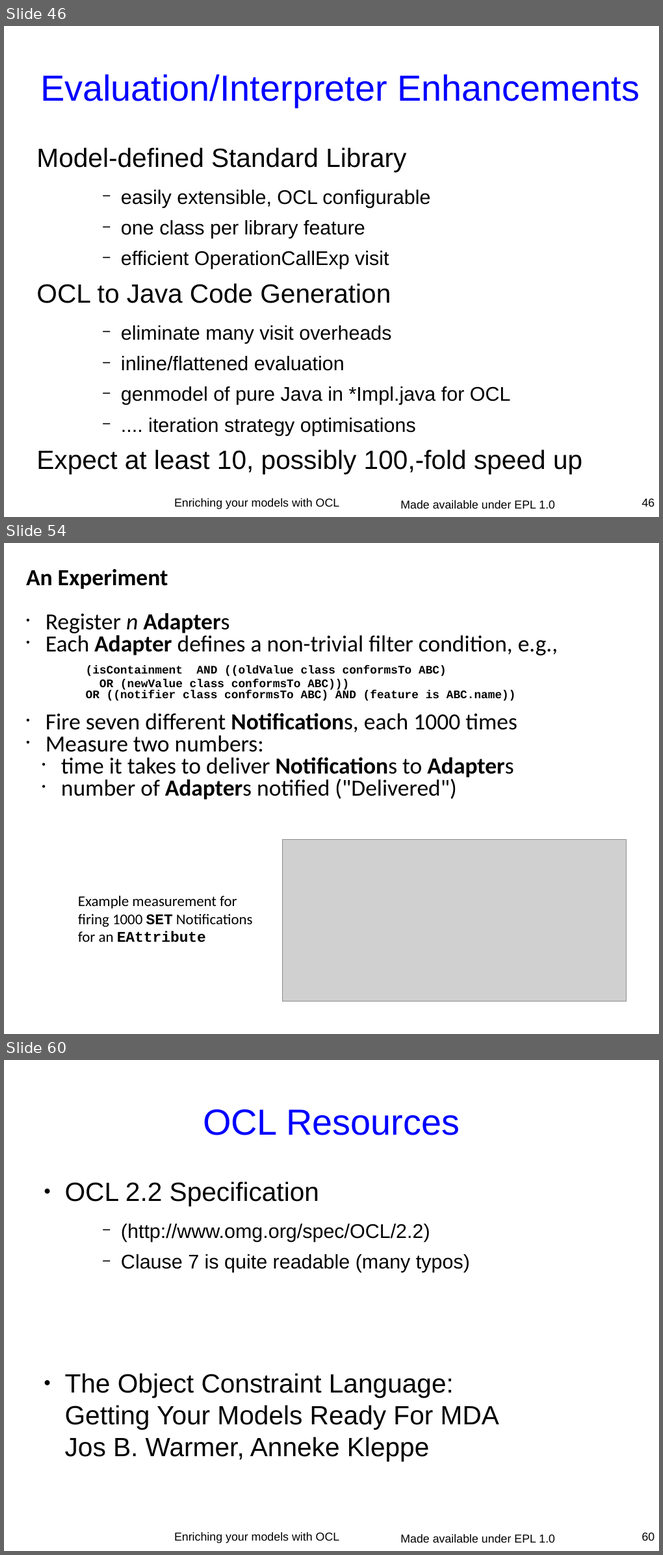
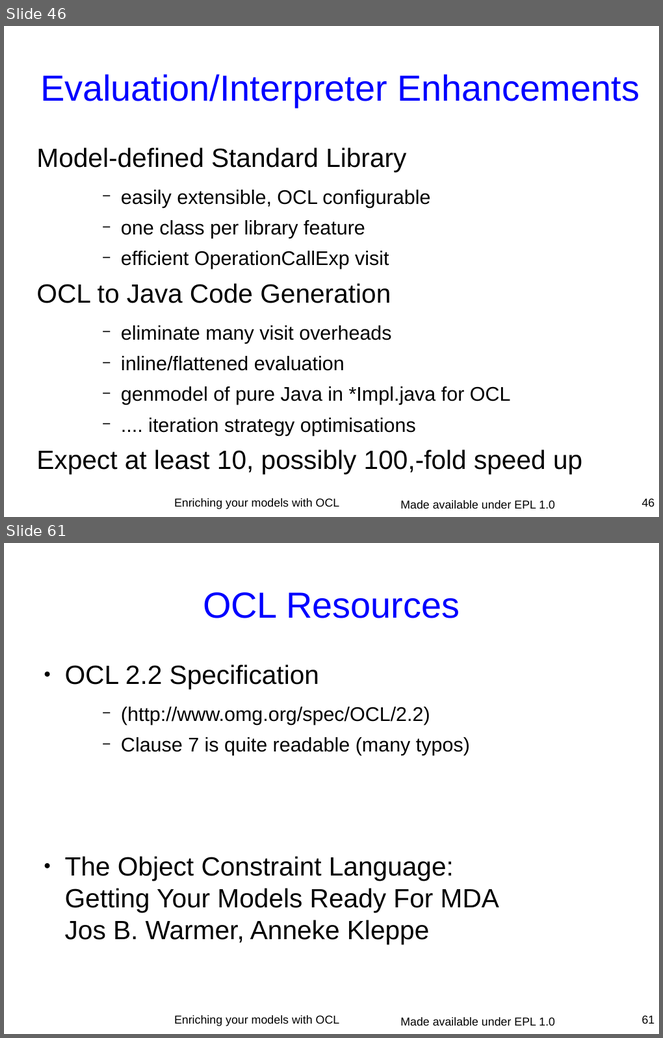
Before and after one commit to eclipse-ocl/ocl-website, a slide deck: ocl/docs/publications/ESE2010LongTalk/EnrichingWithOCL.odp. Shown one above the other, each under a label of ours: slides 46, 54 and 60 before the commit, slides 46 and 61 after it; the slides between them are not shown. The pictures are 663x1555 and 663x1038 pixels, drawn with LibreOffice and Linux fonts; fonts in the diff are those of the drawing; grey boxes stand for pictures. Boxes give left, top, right and bottom in pixels: in the first picture for what was removed or moved away, otherwise in the second. Text is boxed around its words. In the diff, an @@ line names an element or a change of style, - is before the commit and + after.

```diff
--- a/ocl/docs/publications/ESE2010LongTalk/EnrichingWithOCL.odp
+++ b/ocl/docs/publications/ESE2010LongTalk/EnrichingWithOCL.odp
@@ slide 54 removed at [4, 543, 659, 1034], background #FFFFFF @@
@@ text removed at [26, 569, 558, 800] @@
-An Experiment
-• Register n Adapters
-• Each Adapter defines a non-trivial filter condition, e.g.,
-(isContainment AND ((oldValue class conformsTo ABC)
-OR (newValue class conformsTo ABC)))
-OR ((notifier class conformsTo ABC) AND (feature is ABC.name))
-• Fire seven different Notifications, each 1000 times
-• Measure two numbers:
-  • time it takes to deliver Notifications to Adapters
-  • number of Adapters notified ("Delivered")
@@ picture removed at [282, 839, 627, 1001] @@
@@ text removed at [78, 896, 252, 943] @@
-Example measurement for
-firing 1000 SET Notifications
-for an EAttribute
@@ what was slide 60 is now slide 61 @@
@@ page number at [642, 1016, 655, 1024]: text changed @@
-60
+61
```
Also in this commit, not shown: 3 slides changed, 11 slides added, 9 other slides removed.
